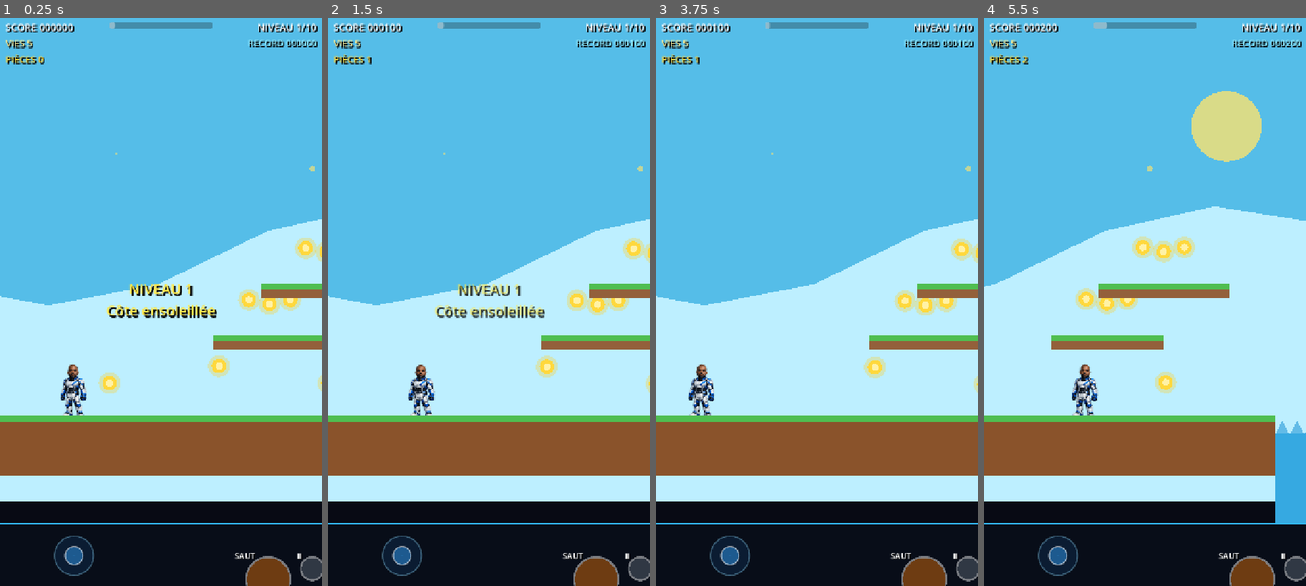
Above: before the commit, frames 1-4 (left to right).
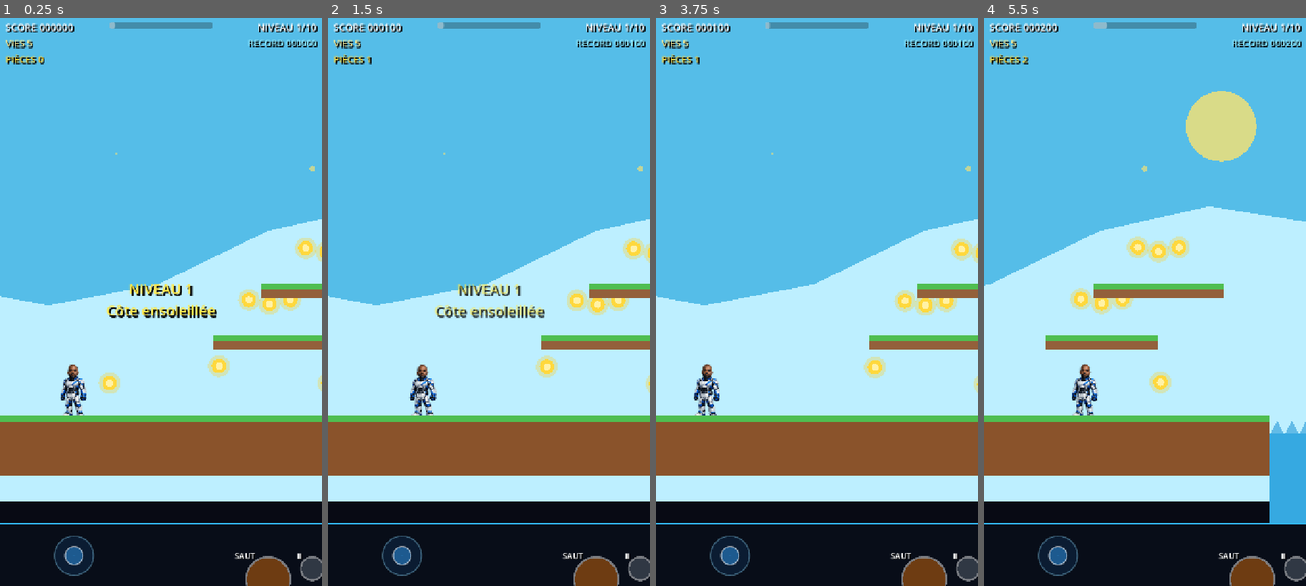
Above: after the commit, the same moments.

Repository: Chasmet/moi-mario-pygame
Game: Godot game, scene res://scenes/Main.tscn
The game is run twice, just before and just after one commit, with the same random seed, the same clock (stepped at 60 frames per second) and the same inputs.
Inputs (mouse positions are in pixels of both pictures, inside the frame that each line leads up to):
- Up to frame 1 (0.25 s): no input
- Up to frame 2 (1.5 s): drag from (418, 551) to (575, 296) at 0.52 s; drag from (424, 330) to (575, 302) at 1.27 s
- Up to frame 3 (3.75 s): move the mouse to (849, 171) at 2.02 s; hold A (move_left) 2.03-2.75 s; drag from (800, 415) to (926, 307) at 2.77 s; move the mouse to (913, 387) at 3.52 s; hold D (move_right) from 3.53 s (still down)
- Up to frame 4 (5.5 s): tap Space (jump) at 3.77 s; release D (move_right) at 4.25 s; drag from (1048, 211) to (1231, 313) at 4.27 s; move the mouse to (1161, 302) at 5.02 s; hold D (move_right) from 5.03 s (still down); click (1161, 302) at 5.17 s

The runs differ from the first frame. In frame 2, 0.4% of the frame differs, in the area x 24-34%, y 61-70%; in frame 3, 0.6%; in frame 4, 2.5%, in the area x 0-100%, y 12-89%.

Commit message:
Increase player control responsiveness

Diff:
--- a/scripts/Player.gd
+++ b/scripts/Player.gd
@@ -1,21 +1,21 @@
 extends CharacterBody2D
 
-const MAX_SPEED: float = 315.0
-const ACCELERATION: float = 2850.0
-const AIR_ACCELERATION: float = 2050.0
-const FRICTION: float = 3300.0
-const AIR_DECELERATION: float = 1050.0
+const MAX_SPEED: float = 330.0
+const ACCELERATION: float = 4600.0
+const AIR_ACCELERATION: float = 3400.0
+const FRICTION: float = 5200.0
+const AIR_DECELERATION: float = 2200.0
 const GRAVITY: float = 1680.0
-const JUMP_SPEED: float = -720.0
+const JUMP_SPEED: float = -735.0
 const STOMP_BOUNCE: float = -520.0
 const MAX_FALL_SPEED: float = 900.0
-const COYOTE_TIME: float = 0.20
-const JUMP_BUFFER_TIME: float = 0.22
+const COYOTE_TIME: float = 0.24
+const JUMP_BUFFER_TIME: float = 0.28
 const APEX_GRAVITY_MULTIPLIER: float = 0.62
 const FALL_GRAVITY_MULTIPLIER: float = 1.08
 const CROUCH_SPEED_MULTIPLIER: float = 0.46
 const CROUCH_HEIGHT_RATIO: float = 0.62
-const JOYSTICK_AXIS_DEADZONE: float = 0.16
+const JOYSTICK_AXIS_DEADZONE: float = 0.055
 
 @onready var sprite: Sprite2D = $Sprite2D
 @onready var collision_shape: CollisionShape2D = $CollisionShape2D
@@ -135,7 +135,7 @@
 func _update_stance() -> void:
 	var horizontal_strength: float = absf(mobile_axis.x)
 	var vertical_strength: float = absf(mobile_axis.y)
-	var vertical_dominant: bool = vertical_strength >= 0.42 and vertical_strength >= horizontal_strength * 0.85
+	var vertical_dominant: bool = vertical_strength >= 0.34 and vertical_strength >= horizontal_strength * 0.82
 	var next_crouching: bool = is_on_floor() and vertical_dominant and mobile_axis.y > 0.0
 	var next_looking_up: bool = is_on_floor() and vertical_dominant and mobile_axis.y < 0.0
 
@@ -259,7 +259,7 @@
 		target_position.y = -190.0
 	elif crouching:
 		target_position.y = -55.0
-	camera_node.position = camera_node.position.lerp(target_position, minf(1.0, delta * 7.5))
+	camera_node.position = camera_node.position.lerp(target_position, minf(1.0, delta * 11.5))
 
 
 func _update_visual(delta: float, direction: float) -> void:
@@ -272,7 +272,7 @@
 	var target_rotation: float = clampf(velocity.x / MAX_SPEED, -1.0, 1.0) * 0.045
 	if looking_up:
 		target_rotation = -0.055
-	sprite.rotation = lerpf(sprite.rotation, target_rotation, minf(1.0, delta * 11.0))
+	sprite.rotation = lerpf(sprite.rotation, target_rotation, minf(1.0, delta * 14.0))
 
 	var stretch: float = clampf(absf(velocity.y) / MAX_FALL_SPEED, 0.0, 1.0)
 	var target_scale: Vector2 = base_scale
@@ -289,5 +289,5 @@
 		var bounce: float = sin(float(Time.get_ticks_msec()) * 0.018) * 0.025
 		target_scale = base_scale * Vector2(1.0 - bounce, 1.0 + bounce)
 
-	sprite.scale = sprite.scale.lerp(target_scale, minf(1.0, delta * 13.0))
-	sprite.position = sprite.position.lerp(target_sprite_position, minf(1.0, delta * 13.0))
+	sprite.scale = sprite.scale.lerp(target_scale, minf(1.0, delta * 16.0))
+	sprite.position = sprite.position.lerp(target_sprite_position, minf(1.0, delta * 16.0))
